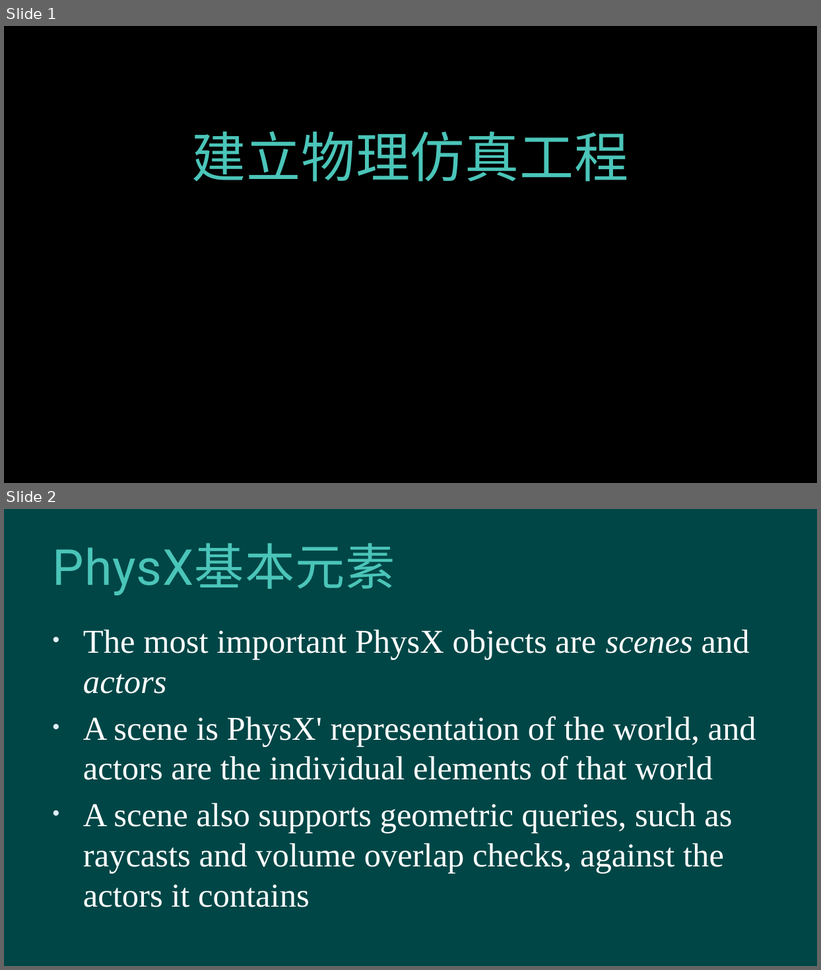
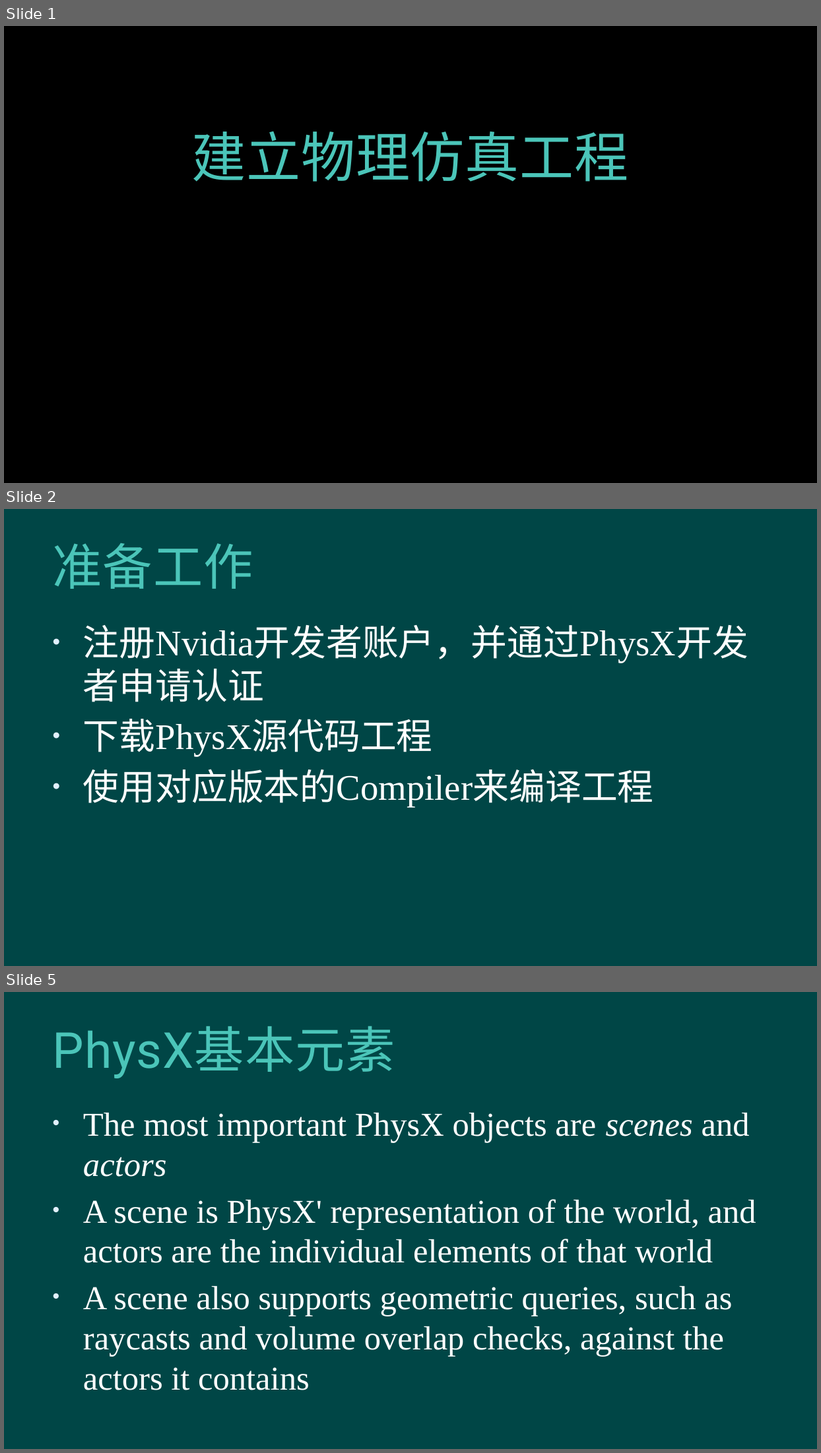
Before and after one commit to hanhonglei/Course_GamePhysics, a slide deck: Slides/3 建立物理仿真程序基础/NewVersion.pptx. Shown one above the other, each under a label of ours: slides 1 and 2 before the commit, slides 1, 2 and 5 after it; the slides between them are not shown. The pictures are 821x970 and 821x1453 pixels, drawn with LibreOffice and Linux fonts; fonts in the diff are those of the drawing; background and template pictures are left out. Boxes give left, top, right and bottom in pixels: in the first picture for what was removed or moved away, otherwise in the second. Text is boxed around its words. In the diff, an @@ line names an element or a change of style, - is before the commit and + after.

```diff
--- a/Slides/3 建立物理仿真程序基础/NewVersion.pptx
+++ b/Slides/3 建立物理仿真程序基础/NewVersion.pptx
@@ slide 2 added at [4,509,817,966], background #004646 @@
@@ title added at [53,543,253,589], 44 pt, text #4BC5B9 @@
+准备工作
@@ text added at [83,625,748,808], 32 pt, text #FFFFFF @@
+• 注册Nvidia开发者账户，并通过PhysX开发者申请认证
+• 下载PhysX源代码工程
+• 使用对应版本的Compiler来编译工程
@@ what was slide 2 is now slide 5 @@
```
Also in this commit, not shown: 2 other slides added, 7 other files.
